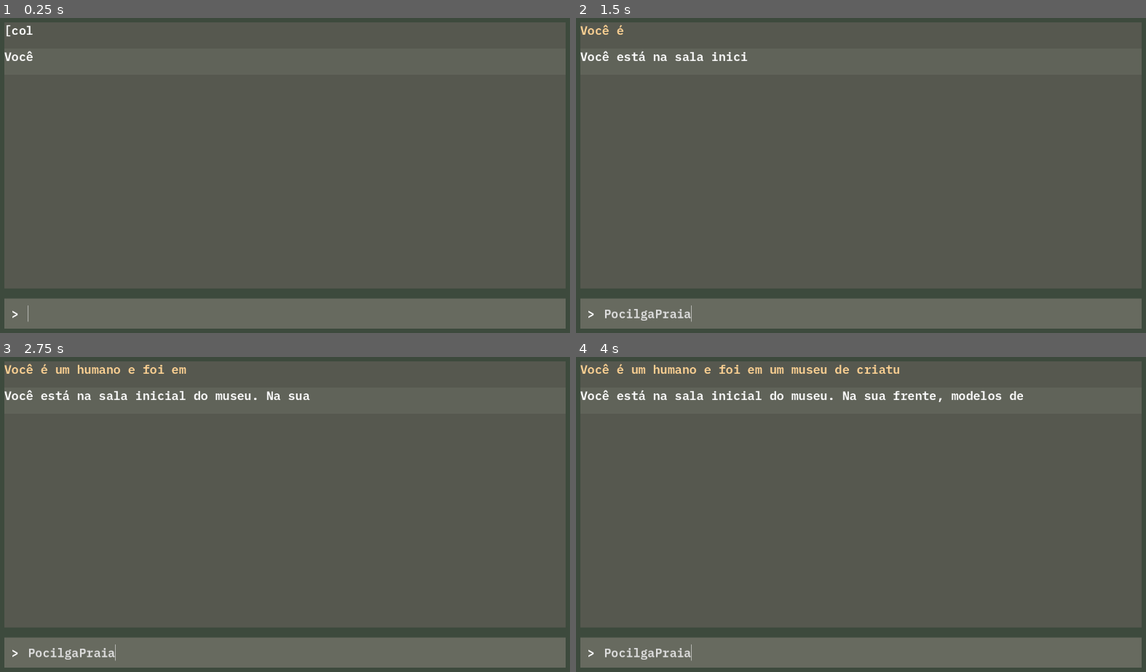
Above: before the commit, frames 1-4 (two rows, left to right).
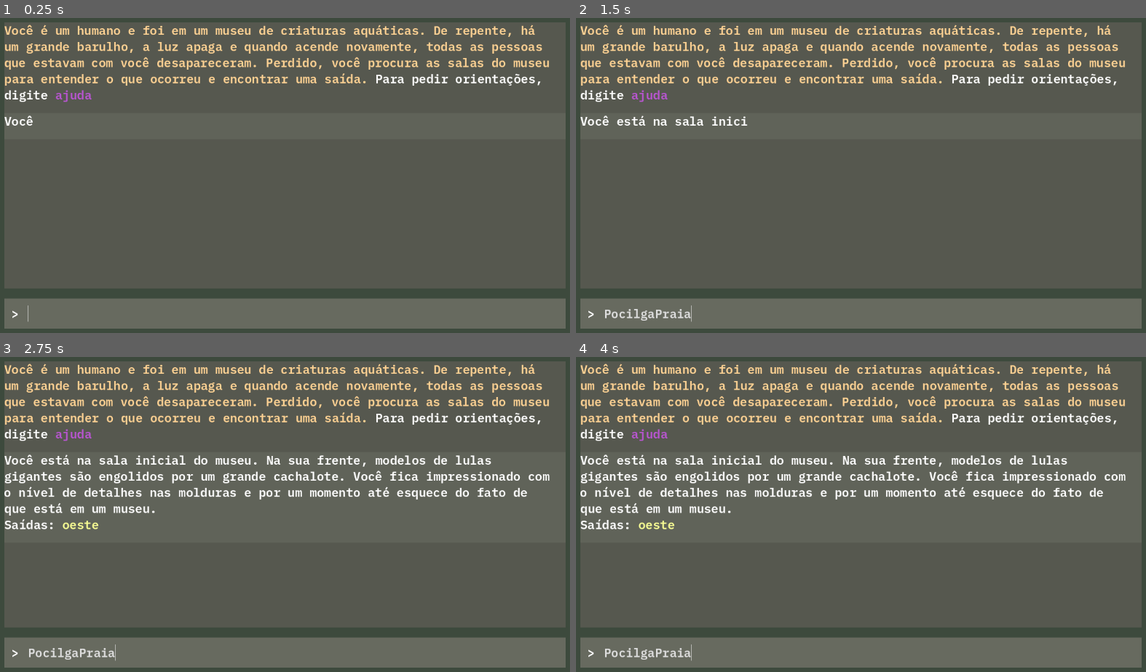
Above: after the commit, the same moments.

Repository: ginocarlo01/Kujira-Museum
Game: Godot game, scene res://scenes/game.tscn
The game is run twice, just before and just after one commit, with the same random seed, the same clock (stepped at 60 frames per second) and the same inputs.
Inputs (mouse positions are in pixels of both pictures, inside the frame that each line leads up to):
- Up to frame 1 (0.25 s): no input
- Up to frame 2 (1.5 s): click (872, 314) at 0.52 s; type "Pocilga" at 0.6 s; type "Praia" at 1.25 s
- Up to frame 3 (2.75 s): hold Ctrl from 2.03 s (still down)
- Up to frame 4 (4 s): release Ctrl at 2.78 s; tap Ctrl at 2.85 s; hold Ctrl from 3.53 s (still down)

The runs differ from the first frame. In frame 1, 4.8% of the frame differs, in the area x 0-97%, y 2-35%; in frame 2, 5.2%; in frame 3, 8.8%; in frame 4, 8.8%, in the area x 0-97%, y 2-55%.

Commit message:
response by character added

Diff:
--- a/scripts/command_processor.gd
+++ b/scripts/command_processor.gd
@@ -3,6 +3,8 @@
 var current_room : Room = null
 var player : Player = null
 var room_manager : RoomManager = null
+
+signal speed_changed(value)
 
 func initialize(starting_room, player, room_manager : RoomManager) -> String:
 	self.player = player
@@ -46,6 +48,8 @@
 			return exits()
 		"descrever":
 			return describe_item(second_word, third_word)
+		"velocidade":
+			return change_speed(second_word)
 		"ajuda":
 			return help()
 		"sonhar":
@@ -56,7 +60,7 @@
 
 func go(second_word : String) -> String:
 	if second_word == "":
-		return Types.wrap_system_text("Go where?")
+		return Types.wrap_system_text("Ir aonde?")
 
 	if current_room.exits.keys().has(second_word):
 		if !current_room.check_exit_locked(second_word):
@@ -66,6 +70,17 @@
 			return "A saída para " + Types.wrap_location_text(second_word) + " está " + Types.wrap_system_text("bloqueada!")
 	else:
 		return Types.wrap_system_text("Essa não é uma direção válida...")
+
+func change_speed(second_word : String) -> String:
+	if second_word == "":
+		return Types.wrap_system_text("lenta, normal ou rápida?")
+
+	if second_word in ["lenta", "normal", "rápida"]:
+		speed_changed.emit(second_word)
+		return "Velocidade alterada para " + Types.wrap_system_text(second_word)
+	else:
+		return "Esse valor de velocidade não é válido. Escolha entre lenta, normal ou rápida"
+
 
 func take(second_word : String) -> String:
 	if second_word == "":
@@ -290,7 +305,7 @@
 
 func help() -> String:
 	return "\n".join(PackedStringArray([
-		"Você pode usar os comando abaixo: ",
+		"Você pode usar os comandos abaixo: ",
 		" ir " + Types.wrap_location_text("[direção ou local]") + ",",
 		" pegar " + Types.wrap_item_text("[item(primeiro nome)]") + ",",
 		" dropar " + Types.wrap_item_text("[item]") + ",",
@@ -301,6 +316,8 @@
 		" missões,",
 		" saídas,",
 		" descrever "+ Types.wrap_item_text("[primeiro nome do item]" + ","),
+		" velocidade " + Types.wrap_system_text("[lenta, normal, rápida]") + " altera a velocidade do texto"+ ",",
+		" aperte " + Types.wrap_attention_text("CTRL") + " para acelerar o texto"+ ",",
 		" ajuda"
 	]))
 
--- a/scripts/game.gd
+++ b/scripts/game.gd
@@ -9,7 +9,7 @@
 @export_multiline var initial_text := ""
 
 func _ready() -> void:
-	game_info.create_response(Types.wrap_system_text(initial_text) + "Para pedir orientações, digite " + Types.wrap_attention_text("ajuda"))
+	game_info.create_response(Types.wrap_system_text(initial_text) + "Para pedir orientações, digite " + Types.wrap_attention_text("ajuda"), true)
 
 	var starting_room_response =  command_processor.initialize(room_manager.get_child(0), player, room_manager)
 	game_info.create_response(starting_room_response)
--- a/scripts/game_info.gd
+++ b/scripts/game_info.gd
@@ -5,8 +5,10 @@
 @onready var scroll = $Scroll
 @onready var scrollbar = scroll.get_v_scroll_bar()
 @onready var history_rows = $Scroll/HistoryRows
+@onready var command_processor = $"../../../../CommandProcessor"
 
 @export var max_lines_remembered := 30
+@export var text_speed : String = "normal"
 
 var should_zebra := false
 
@@ -14,19 +16,26 @@
 
 func _ready() -> void:
 	scrollbar.changed.connect(_handle_scrollbar_changed)
+	command_processor.speed_changed.connect(_set_text_speed)
 
 # Public Functions:
-func create_response(response_text : String):
+func create_response(response_text : String, fast_response = false):
 	var response = INPUT_RESPONSE.instantiate()
 	_add_response_to_history(response)
-	response.set_text(response_text)
+	if fast_response:
+		response.set_text(response_text, "", "none")
+	else:
+		response.set_text(response_text, "", text_speed)
 
 func create_response_with_input(response_text : String, input_text : String):
 	var input_response = INPUT_RESPONSE.instantiate()
 	_add_response_to_history(input_response)
-	input_response.set_text(response_text, input_text)
+	input_response.set_text(response_text, input_text, text_speed)
 
 # Private Functions:
+func _set_text_speed(new_text_speed : String):
+	text_speed = new_text_speed
+
 func _handle_scrollbar_changed():
 	scroll.scroll_vertical = scrollbar.max_value
 
--- a/scripts/input_response.gd
+++ b/scripts/input_response.gd
@@ -5,7 +5,7 @@
 @onready var response_label = $Rows/Response
 
 # Função que vai animar a escrita do texto
-func set_text(response : String, input : String = "", speed : String = "normal"):
+func set_text(response: String, input: String = "", speed: String = "normal") -> void:
 	# Se o input não for vazio, define o texto do input_label
 	if input == "":
 		input_label.queue_free()
@@ -13,26 +13,80 @@
 		input_label.text = " > " + input
 
 	# Define a velocidade para cada tipo
-	var delay_time : float
+	var delay_time: float
 	match speed:
-		"slow" :
+		"lenta":
 			delay_time = 0.1    # Lento
-		"normal" :
-			delay_time = 0.05 # Normal
-		"fast" :
+		"normal":
+			delay_time = 0.05   # Normal
+		"rápida":
 			delay_time = 0.02   # Rápido
-		_ :
-			0.05         # Valor default (normal)
+		"none":
+			delay_time = 0.0   # Rápido
+		_:
+			delay_time = 0.05   # Valor default (normal)
 
-	# Começa a animação para adicionar o texto
-	response_label.text = ""  # Limpa o texto anterior
-	_animate_text(response, delay_time)
+	# Limpa o texto anterior e inicia a animação
+	response_label.text = ""
+	await _animate_text(response, delay_time)
 
-# Função que adiciona o texto aos poucos
-func _animate_text(text : String, delay_time : float):
-	var current_text : String = ""
 
-	for i in range(text.length()):
-		current_text += text[i]  # Adiciona o próximo caractere
-		response_label.text = current_text  # Atualiza o texto
-		await get_tree().create_timer(delay_time).timeout # Aguarda o delay
+# Função que processa todo o texto de uma vez (respeitando as regras de formatação)
+func _process_all_text(text: String) -> String:
+	return text
+
+# Função que adiciona o texto aos poucos com tratamento especial para trechos delimitados por tags []
+func _animate_text(text: String, delay_time: float) -> void:
+	var current_text: String = ""
+	var i: int = 0
+
+	if delay_time == 0.0:
+		response_label.text = _process_all_text(text)
+		return
+
+	while i < text.length():
+		if Input.is_key_pressed(KEY_CTRL):
+			response_label.text = _process_all_text(text)
+			return
+
+		if text[i] == '[':
+			# 1. Captura a primeira tag (incluindo o próprio '[' e até o ']')
+			var temp1: String = ""
+			while i < text.length() and text[i] != ']':
+				temp1 += text[i]
+				i += 1
+			if i < text.length() and text[i] == ']':
+				temp1 += text[i]  # Adiciona o ']'
+				i += 1  # Pula o ']'
+
+			# 2. Captura e anima o texto entre o ']' e o próximo '['
+			var middle_text: String = ""
+			while i < text.length() and text[i] != '[':
+				if Input.is_key_pressed(KEY_CTRL):
+					response_label.text = _process_all_text(text)
+					return
+
+				middle_text += text[i]
+				current_text += text[i]
+				response_label.text = current_text
+				await get_tree().create_timer(delay_time).timeout
+				i += 1
+
+			# 3. Captura a segunda tag (de '[' até ']')
+			var temp2: String = ""
+			if i < text.length() and text[i] == '[':
+				while i < text.length() and text[i] != ']':
+					temp2 += text[i]
+					i += 1
+				if i < text.length() and text[i] == ']':
+					temp2 += text[i]
+					i += 1
+			# 4. Atualiza imediatamente o texto: reinserindo as tags ao redor do trecho animado
+			var base_text: String = current_text.substr(0, current_text.length() - middle_text.length())
+			current_text = base_text + temp1 + middle_text + temp2
+			response_label.text = current_text
+		else:
+			current_text += text[i]
+			response_label.text = current_text
+			await get_tree().create_timer(delay_time).timeout
+			i += 1
